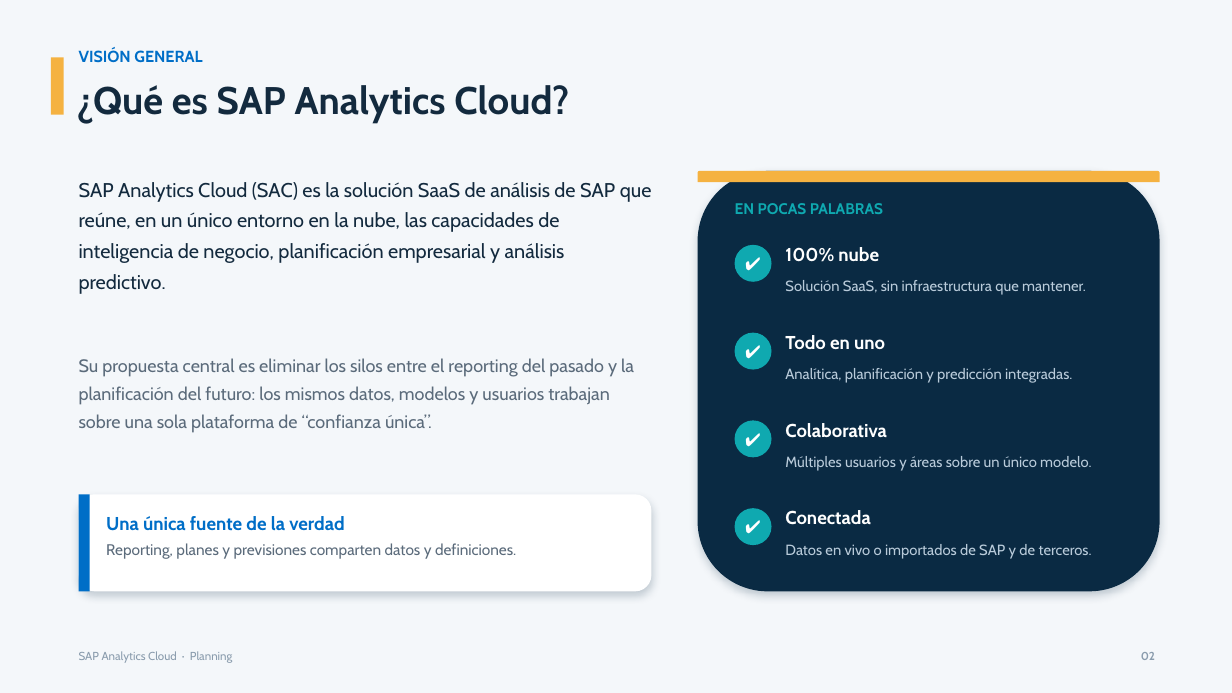
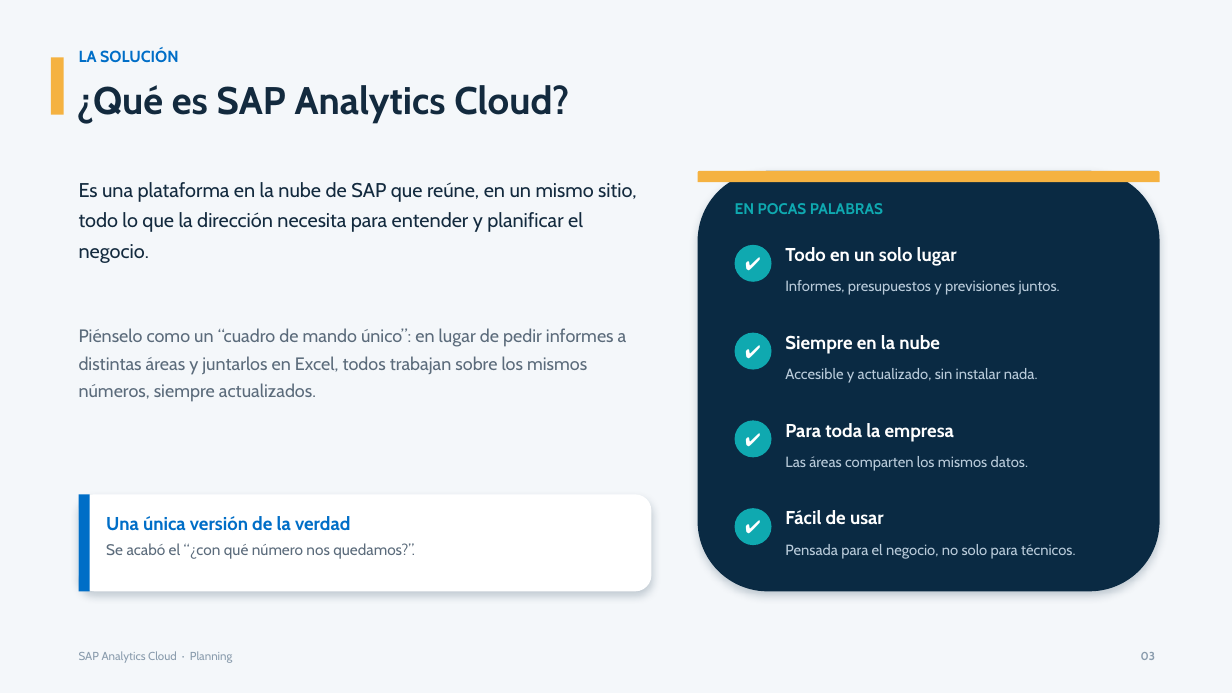
Before and after one commit to Johnmeg/Johnmeg, a slide deck: slide 4 of SAP_Analytics_Cloud_Planning.pptx (slide 3 before the commit). Drawn at 1232x693 pixels with LibreOffice and Linux fonts; fonts in the diff are those of the drawing. Boxes give left, top, right and bottom in pixels: in the first picture for what was removed or moved away, otherwise in the second. Text is boxed around its words. In the diff, an @@ line names an element or a change of style, - is before the commit and + after.

```diff
--- a/SAP_Analytics_Cloud_Planning.pptx
+++ b/SAP_Analytics_Cloud_Planning.pptx
@@ text at [79,48,179,63]: text changed @@
-VISIÓN GENERAL
+LA SOLUCIÓN
@@ text at [79,182,637,402]: text changed; size 15.5 to 14 pt; text colour #132A3E to #5B6B7B @@
-SAP Analytics Cloud (SAC) es la solución SaaS de análisis de SAP que reúne, en un único entorno en la nube, las capacidades de inteligencia de negocio, planificación empresarial y análisis predictivo.
-Su propuesta central es eliminar los silos entre el reporting del pasado y la planificación del futuro: los mismos datos, modelos y usuarios trabajan sobre una sola plataforma de “confianza única”.
+Es una plataforma en la nube de SAP que reúne, en un mismo sitio, todo lo que la dirección necesita para entender y planificar el negocio.
+Piénselo como un “cuadro de mando único”: en lugar de pedir informes a distintas áreas y juntarlos en Excel, todos trabajan sobre los mismos números, siempre actualizados.
@@ text at [785,247,957,266]: text changed @@
-100% nube
+Todo en un solo lugar
@@ text at [785,280,1060,295]: text changed @@
-Solución SaaS, sin infraestructura que mantener.
+Informes, presupuestos y previsiones juntos.
@@ text at [785,335,940,354]: text changed @@
-Todo en uno
+Siempre en la nube
@@ text at [785,368,1038,383]: text changed @@
-Analítica, planificación y predicción integradas.
+Accesible y actualizado, sin instalar nada.
@@ text at [785,423,954,442]: text changed @@
-Colaborativa
+Para toda la empresa
@@ text at [785,456,1028,471]: text changed @@
-Múltiples usuarios y áreas sobre un único modelo.
+Las áreas comparten los mismos datos.
@@ text at [106,516,415,559]: text changed @@
-Una única fuente de la verdad
-Reporting, planes y previsiones comparten datos y definiciones.
+Una única versión de la verdad
+Se acabó el “¿con qué número nos quedamos?”.
@@ text at [785,510,884,525]: text changed @@
-Conectada
+Fácil de usar
@@ text at [785,544,1076,559]: text changed @@
-Datos en vivo o importados de SAP y de terceros.
+Pensada para el negocio, no solo para técnicos.
```
Also in this commit, not shown: 7 other slides changed, 2 slides added, 2 slides removed, 1 other file.
